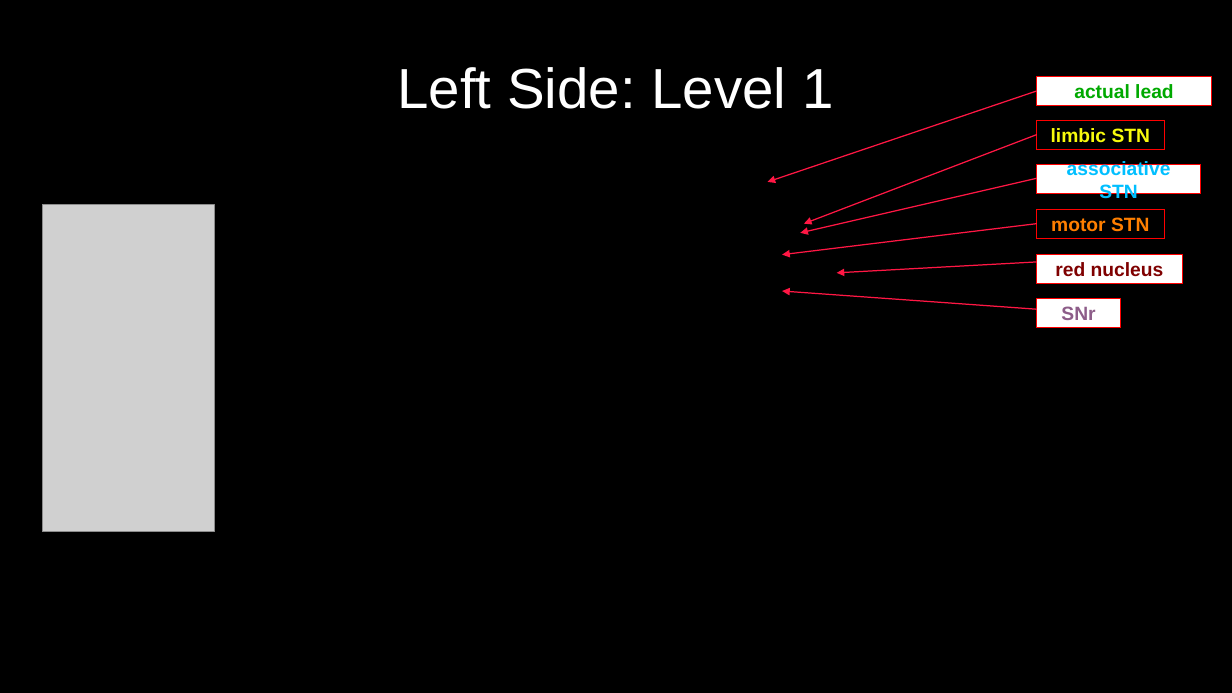
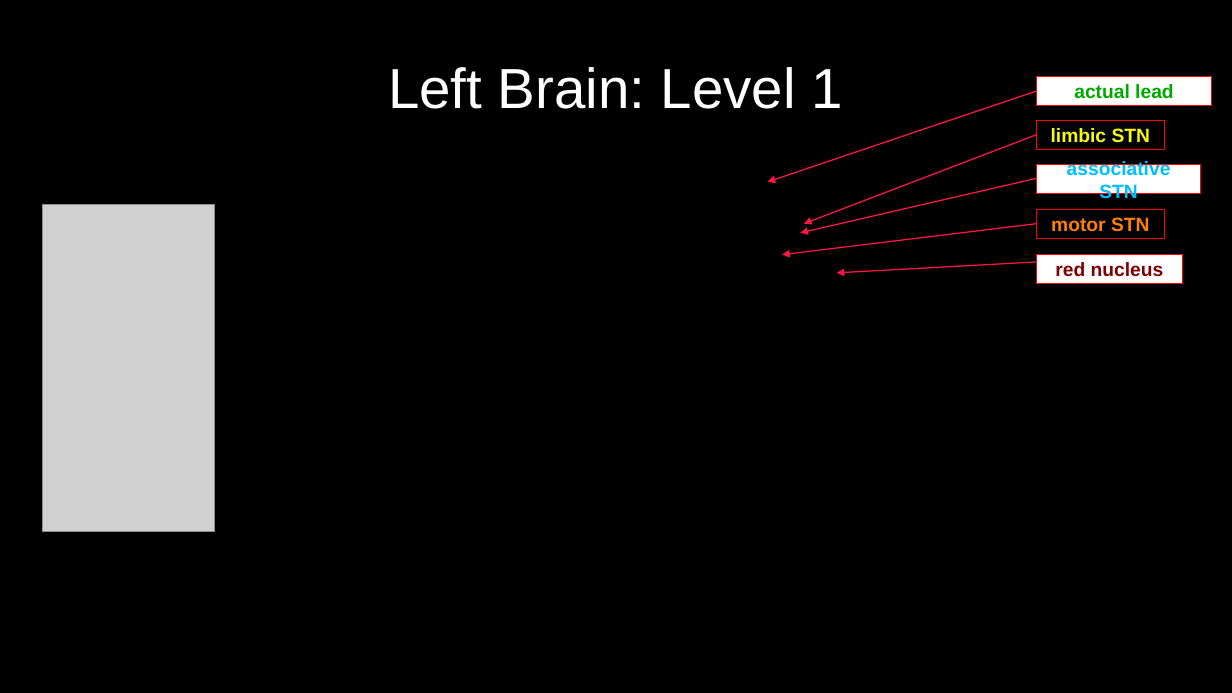
Before and after one commit to greydongilmore/clinical_dicom2bids_smk, a slide deck: slide 4 of resources/bsci_reconstructions.odp. Drawn at 1232x693 pixels with LibreOffice and Linux fonts; fonts in the diff are those of the drawing; grey boxes stand for pictures. Boxes give left, top, right and bottom in pixels: in the first picture for what was removed or moved away, otherwise in the second. Text is boxed around its words. In the diff, an @@ line names an element or a change of style, - is before the commit and + after.

```diff
--- a/resources/bsci_reconstructions.odp
+++ b/resources/bsci_reconstructions.odp
@@ title at (388,67,842,109): text changed @@
-Left Side: Level 1
+Left Brain: Level 1
@@ arrow removed from (1037, 310) to (782, 291) @@
@@ freeform shape removed at (1037,299,1121,328) @@
-SNr
```
Also in this commit, not shown: 9 other slides changed, 1 slide added, 10 slides removed, 2 other files.
